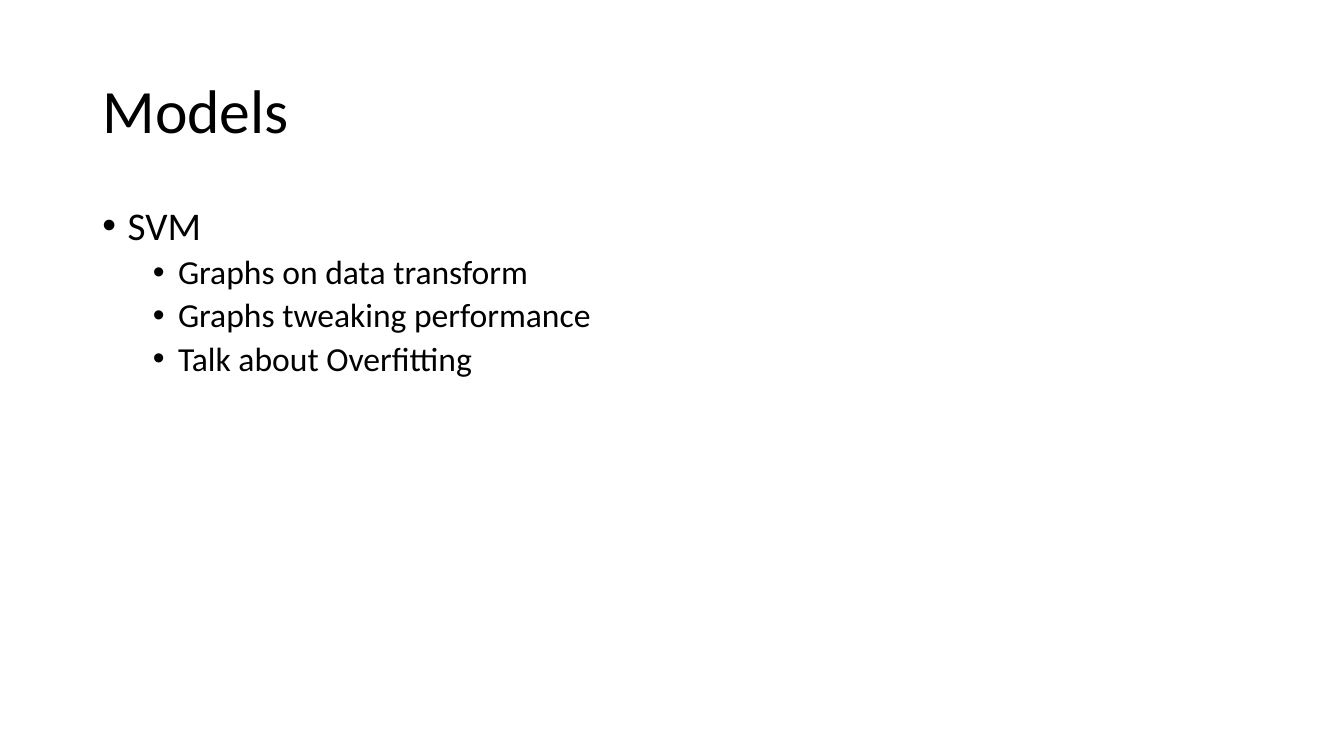
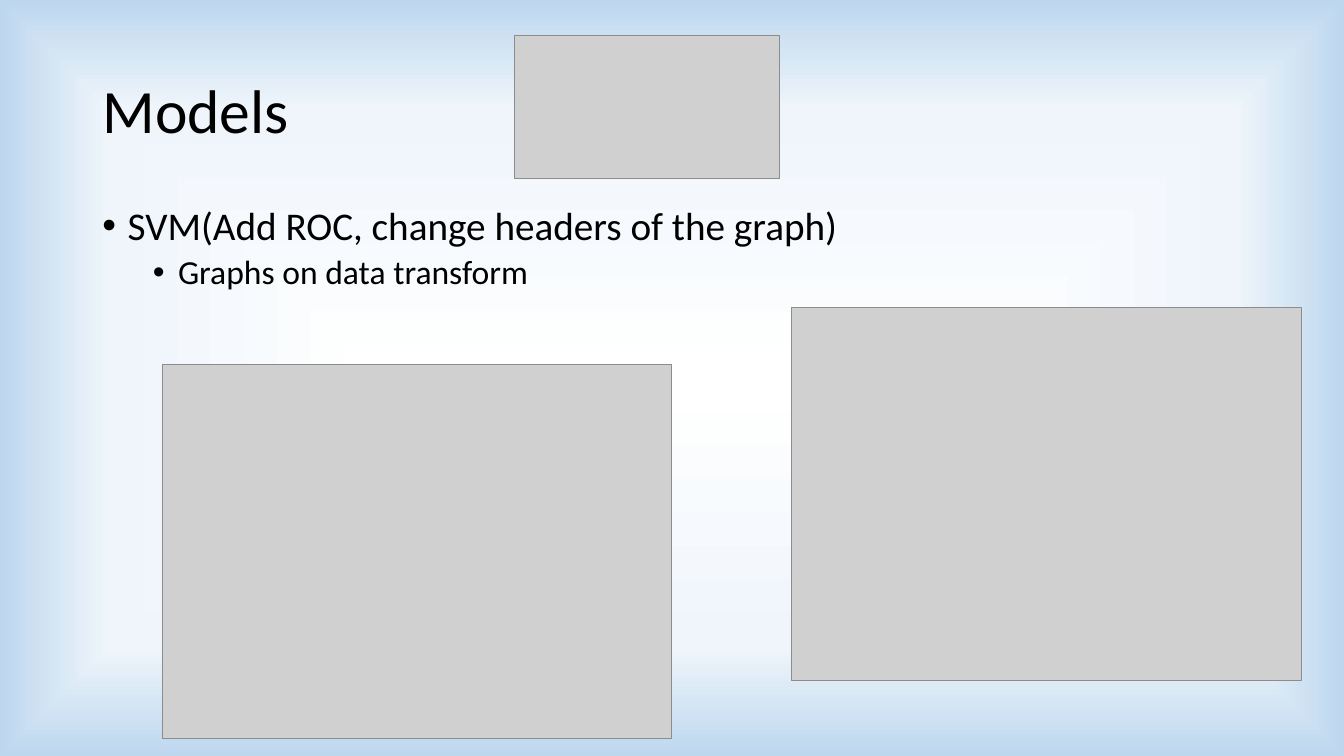
Before and after one commit to akshaymehra24/who-is-more-influential, a slide deck: slide 8 of Predicting Influencers in a Social Network.pptx. Drawn at 1344x756 pixels with LibreOffice and Linux fonts; fonts in the diff are those of the drawing; grey boxes stand for pictures. Boxes give left, top, right and bottom in pixels: in the first picture for what was removed or moved away, otherwise in the second. Text is boxed around its words. In the diff, an @@ line names an element or a change of style, - is before the commit and + after.

Commit message:
PPT

```diff
--- a/Predicting Influencers in a Social Network.pptx
+++ b/Predicting Influencers in a Social Network.pptx
@@ background #FFFFFF to gradient #FFFFFF to #EFF5FB to #BDD7EE @@
@@ picture added at [514,36,780,179] @@
@@ text at [128,211,837,247]: text changed @@
-• SVM
+• SVM(Add ROC, change headers of the graph)
@@ text at [178,303,590,377]: paragraphs removed @@
-  • Graphs tweaking performance
-  • Talk about Overfitting
@@ picture added at [791,308,1302,682] @@
@@ picture added at [162,365,673,739] @@
```
Also in this commit, not shown: 8 other slides changed, 5 slides added, 4 slides removed.
